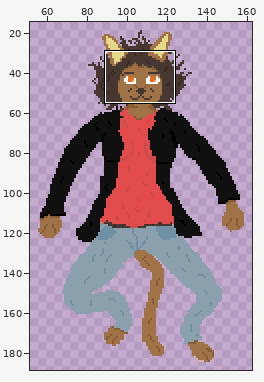
A pixel-art file gets an edit: Artwork/Mina/MinaFloat.aseprite. Above: a wide view before the commit, with the close-up outlined.
Close-up. The starting point:
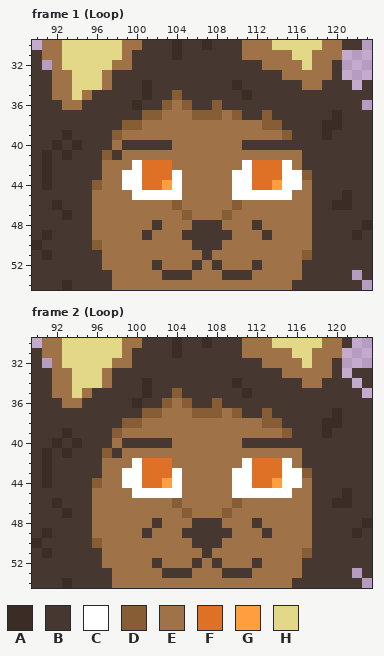
200x200 pixels, 3 frames. Colours within 5 levels of each other are drawn and written as one. Shown: frame 1 (Loop): x 90..123, y 30..54; frame 2 (Loop): x 90..123, y 30..54. The wide view leaves out empty margins. The commit also changed other frames or places, which this record leaves out.
Palette (. is transparent): A #3b2d26  B #463831  C #ffffff  D #875d36  E #9f7247  F #df7126  G #ff9e3e  H #e3d888
Now the later version:
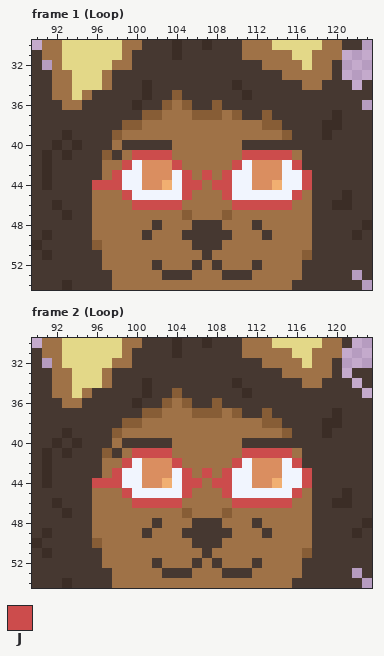
Colours new in this view: J #cc4c4c
The edit:
layer "Glass" now shown
layer "GlassGlass" now shown
@@ palette @@
-C #ffffff
+C #f1f5fe
-F #df7126
+F #da8e60
-G #ff9e3e
+G #f1af71
--- frame 1 (Loop), layer "Glass"
@@ x 90..123 @@
 40 BBABABBBEBBBBBEEEEEEEBBBBBBBBBBBBB
-41 BABABBBDBEEEEEEEEEEEEEEEEEEBBBBBBB
-42 BABBBBBEEECFFFEEEEEEECFFFCEBBBBBBB
-43 BABBBBBEECCFFFCEEEEECCFFFCCDBBBBBB
-44 BABBBBDEECCFFGCEEEEECCFFGCCEBBBBBB
-45 BBBBBBEEEECCCCCEEEEECCCCCCEEBBBABB
-46 BBABBBEEEEEEEEDEEEEEDEEEEEEEBBAABB
+41 BABABBBDBEJJJJEEEEEEEJJJJJEBBBBBBB
+42 BABBBBBEEJCFFFJEEEEEJCFFFCJBBBBBBB
+43 BABBBBBEJCCFFFCJEJEJCCFFFCCJBBBBBB
+44 BABBBBJJJCCFFGCJJEJJCCFFGCCJBBBBBB
+45 BBBBBBEEEJCCCCCJEEEJCCCCCCJEBBBABB
+46 BBABBBEEEEJJJJJEEEEEJJJJJJEEBBAABB
 47 BBBABBEEEEEEEEEDEEEDEEEEEEEEBBBBBB
--- frame 2 (Loop), layer "Glass": the same change as frame 1 (Loop)
Pixel boxes of the changes (left, top, right, bottom) in both close-ups:
changed: (92, 150, 312, 210)
changed: (92, 448, 312, 508)
